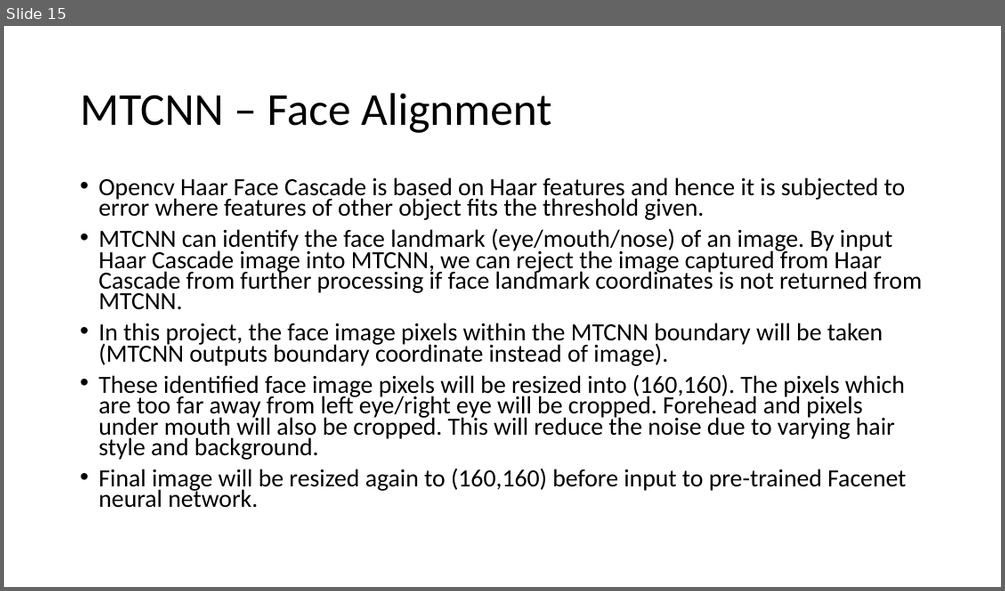
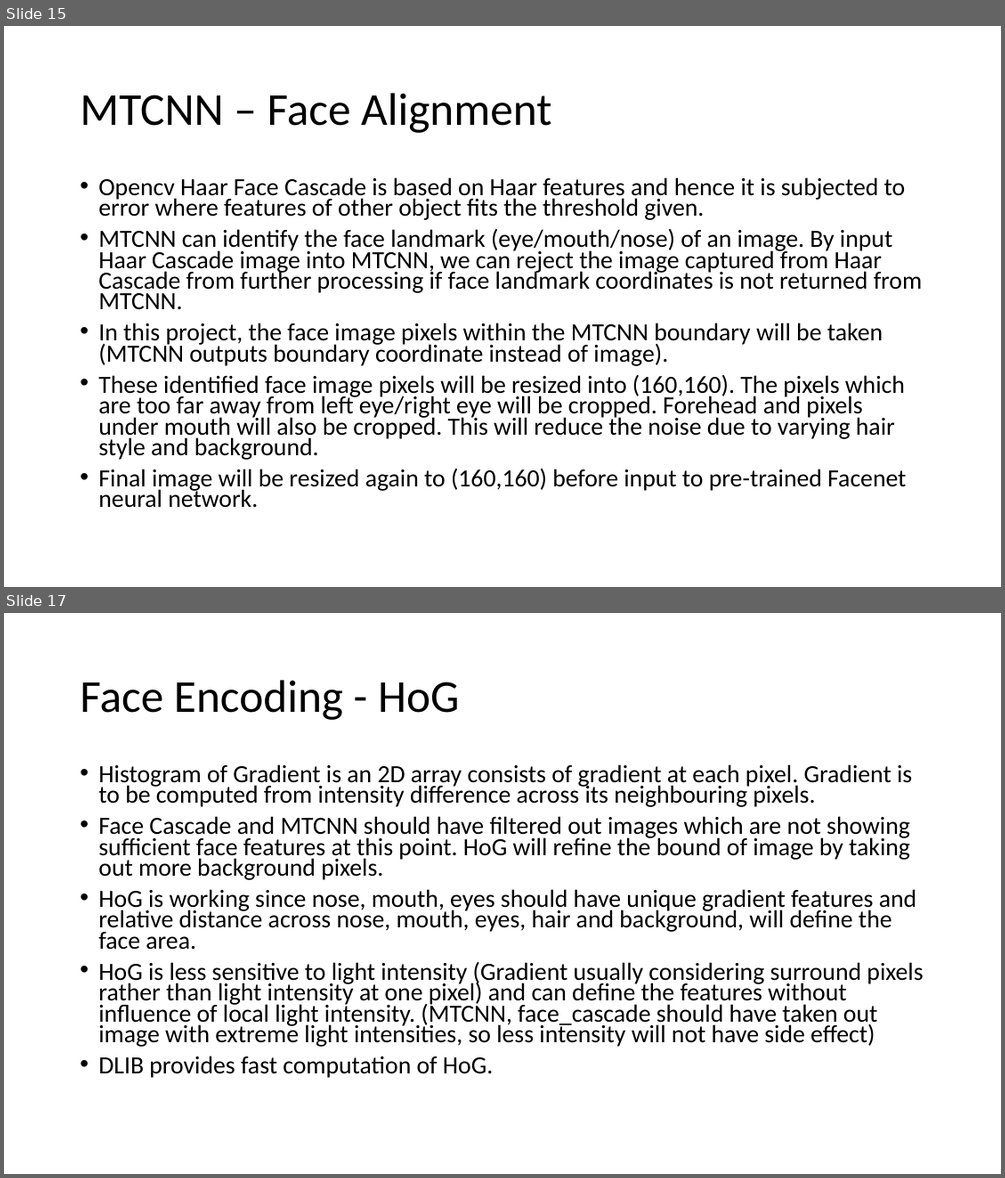
Before and after one commit to optimusium/capstone4, a slide deck: Face Recognition.pptx. Shown one above the other, each under a label of ours: slide 15 before the commit, slides 15 and 17 after it; the slides between them are not shown. The pictures are 1005x591 and 1005x1178 pixels, drawn with LibreOffice and Linux fonts; fonts in the diff are those of the drawing. Boxes give left, top, right and bottom in pixels: in the first picture for what was removed or moved away, otherwise in the second. Text is boxed around its words. In the diff, an @@ line names an element or a change of style, - is before the commit and + after.

```diff
--- a/Face Recognition.pptx
+++ b/Face Recognition.pptx
@@ slide 17 added at (4,613,1001,1174), background #FFFFFF @@
@@ title added at (80,680,459,720), 44 pt, text #000000 @@
+Face Encoding - HoG
@@ text added at (98,764,922,1078), 23.8 pt, text #000000 @@
+• Histogram of Gradient is an 2D array consists of gradient at each pixel. Gradient is to be computed from intensity difference across its neighbouring pixels.
+• Face Cascade and MTCNN should have filtered out images which are not showing sufficient face features at this point. HoG will refine the bound of image by taking out more background pixels.
+• HoG is working since nose, mouth, eyes should have unique gradient features and relative distance across nose, mouth, eyes, hair and background, will define the face area.
+• HoG is less sensitive to light intensity (Gradient usually considering surround pixels rather than light intensity at one pixel) and can define the features without influence of local light intensity. (MTCNN, face_cascade should have taken out image with extreme light intensities, so less intensity will not have side effect)
+• DLIB provides fast computation of HoG.
```
Also in this commit, not shown: 7 slides changed, 11 other slides added.
